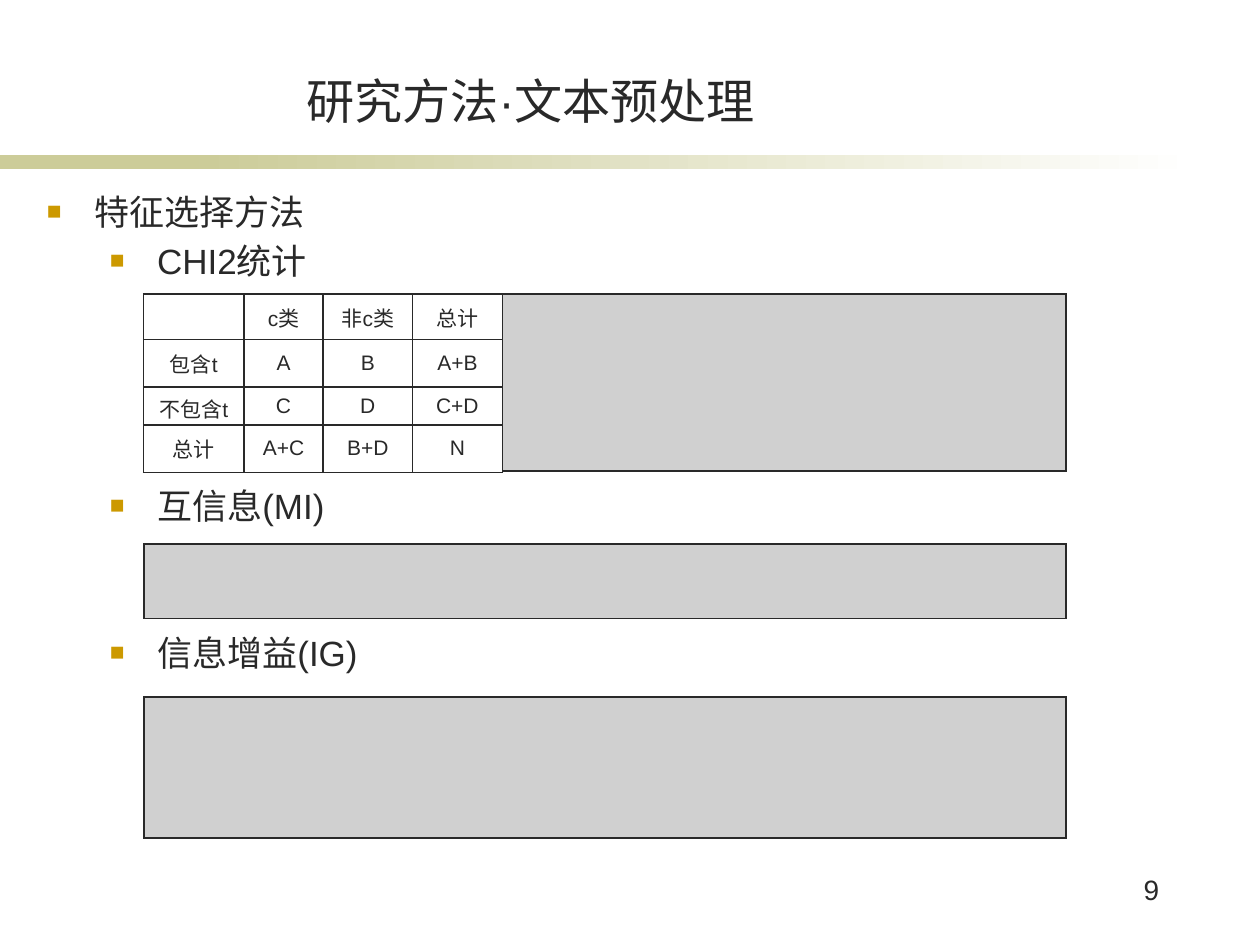
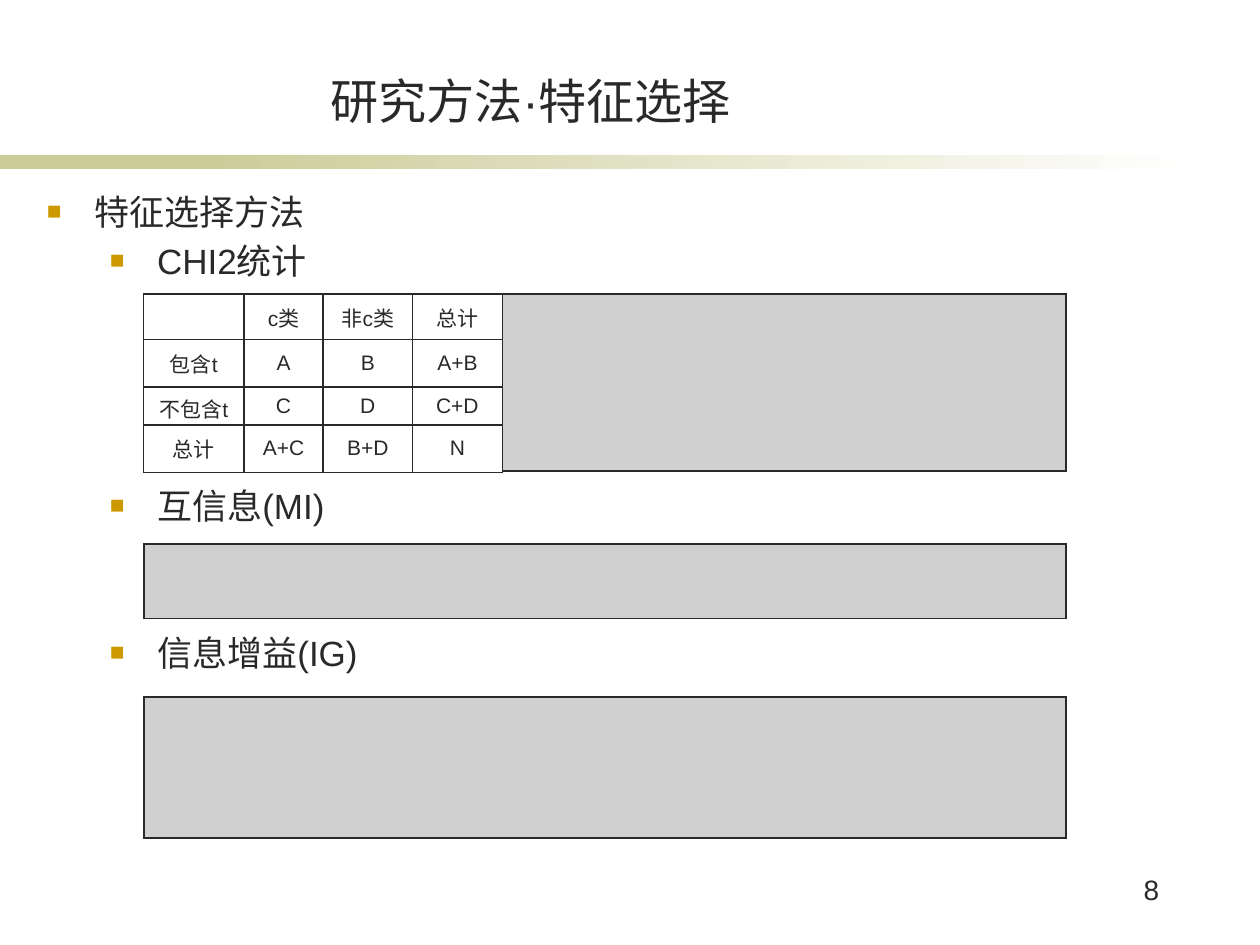
Before and after one commit to XuanBQ/SogouClientsPredict, a slide deck: slide 8 of bq_毕业答辩.pptx (slide 9 before the commit). Drawn at 1260x945 pixels with LibreOffice and Linux fonts; fonts in the diff are those of the drawing; grey boxes stand for pictures; background and template pictures are left out. Boxes give left, top, right and bottom in pixels: in the first picture for what was removed or moved away, otherwise in the second. Text is boxed around its words. In the diff, an @@ line names an element or a change of style, - is before the commit and + after.

```diff
--- a/bq_毕业答辩.pptx
+++ b/bq_毕业答辩.pptx
@@ title at [330, 78, 731, 123]: text changed @@
-研究方法·文本预处理
+研究方法·特征选择
@@ page number at [1144, 880, 1160, 901]: text changed @@
-9
+8
```
Also in this commit, not shown: 3 other slides changed, 1 slide removed, 5 other files.
